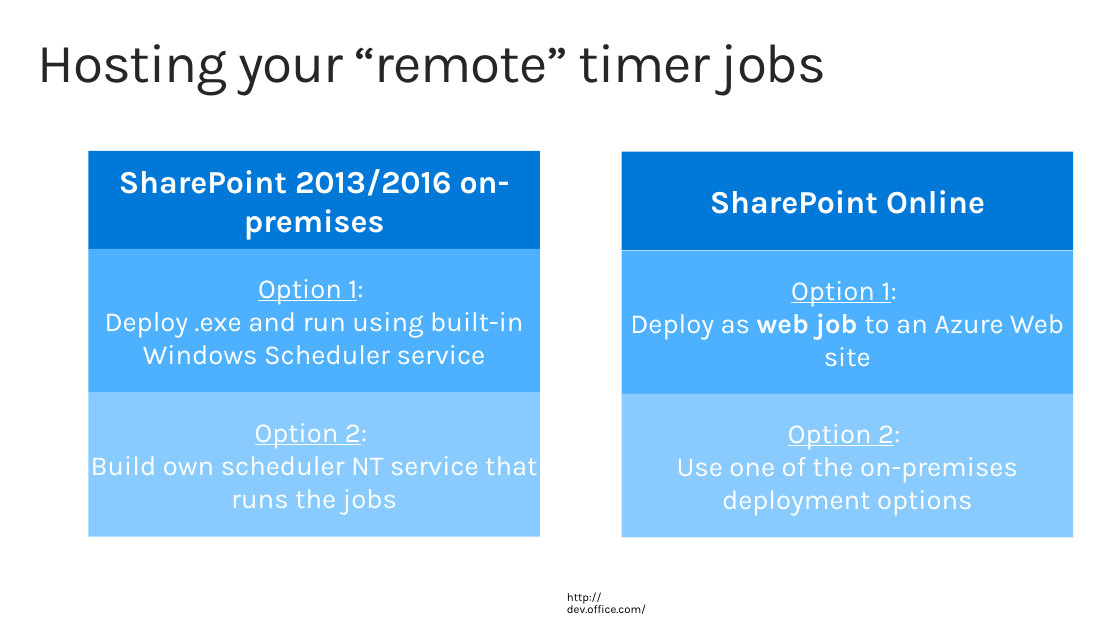
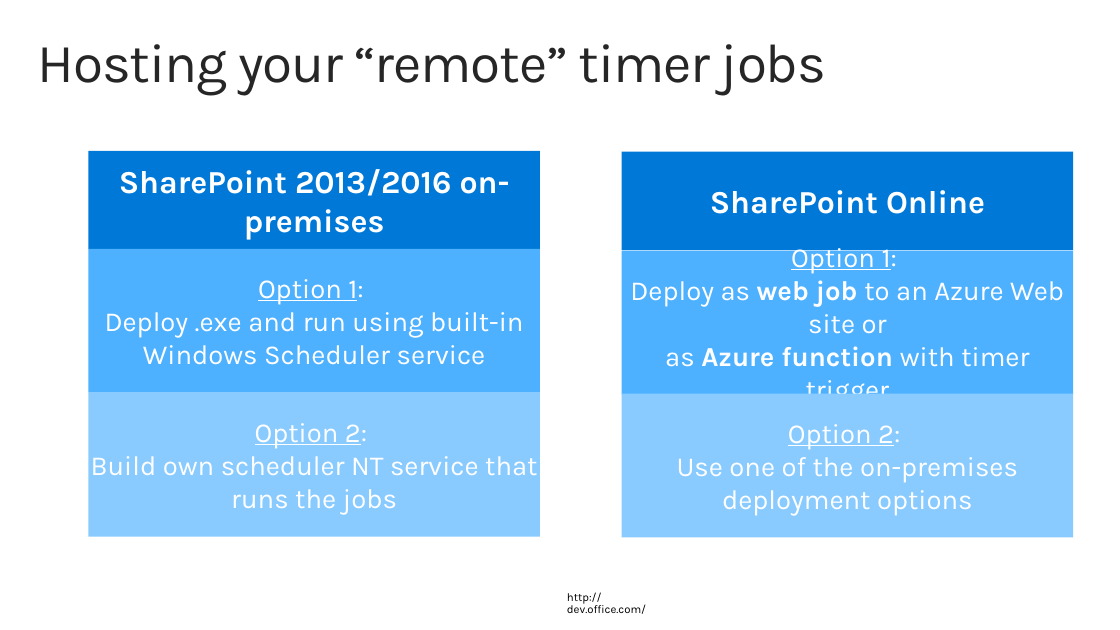
Before and after one commit to andersdissing/spbg-codecamp-pnp-2016, a slide deck: slide 20 of 3 - Remote Timer Job Framework.pptx. Drawn at 1120x630 pixels with LibreOffice and Linux fonts; fonts in the diff are those of the drawing; background and template pictures are left out. Boxes give left, top, right and bottom in pixels: in the first picture for what was removed or moved away, otherwise in the second. Text is boxed around its words. In the diff, an @@ line names an element or a change of style, - is before the commit and + after.

Commit message:
Demo code for remote timer job added.

```diff
--- a/3 - Remote Timer Job Framework.pptx
+++ b/3 - Remote Timer Job Framework.pptx
@@ text in rectangle at bbox=[630, 280, 1064, 394]: text changed @@
-Deploy as web job to an Azure Web site
+Deploy as web job to an Azure Web site or
+as Azure function with timer trigger
```
Also in this commit, not shown: 10 other files.
